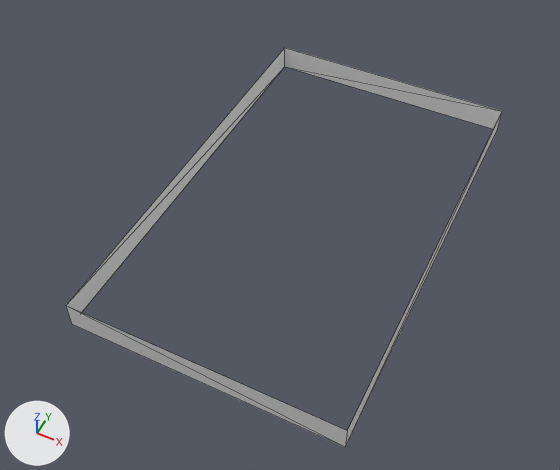
The COLLADA model art/meshes/props/athena_nike_pediment.dae, before and after one commit.
Rendered twice from a camera (50 mm lens) standing at (7.24, -16.69, 28.72) and looking at (-0.42, -1.36, 9.57). The lights are fixed; the arrows at lower left show +X, +Y and +Z. The older version comes first. Mesh edges are drawn as thin lines.

The first picture shows 'nike_parth_pediment'.
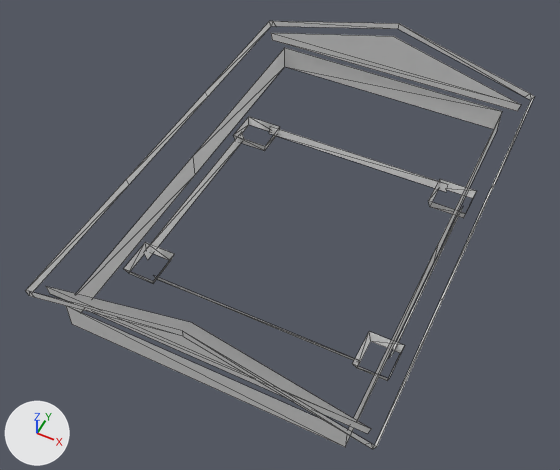
The change in detail:
me_hele_decor_001 is used by ob_nike_parth_pediment; location (0.0, 0.0, 0.0).
me_hele_decor_001 had 8 vertices, 8 faces and spanned x -4.49..4.49, y -7.28..7.22, z 9.4..10.32.
me_hele_decor_001 now has 100 vertices, 86 faces and spans x -5.42..5.41, y -7.71..7.65, z 8.44..12.49.
Part 1, on me_hele_decor_001:
4 faces are deleted.
92 vertices are added at x -5.42..5.41, y -7.71..7.65, z 8.44..12.49.
82 new faces join them.

Location of each change, (x1, y1, x2, y2) in pixels of the pictures (560 x 470 px):
'nike_parth_pediment', reshaped (17% wider, 7% taller): before (66, 48, 502, 447); after (25, 21, 535, 449)
